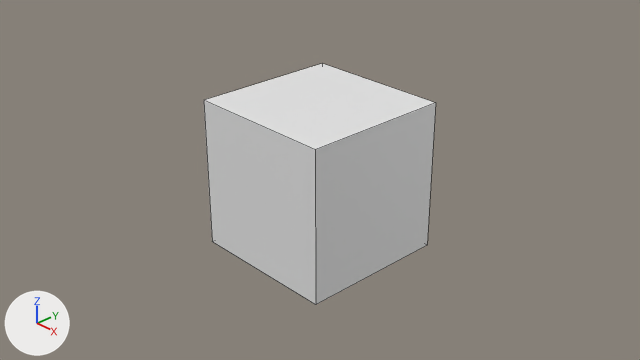
What one commit did to the Blender file obj_finalChest_anyaGupta_01.blend.
Rendered twice from the file's camera 'Camera'. Arrows for +X, +Y and +Z are at lower left; the lights stay in place. The first picture is the older version. Mesh edges are drawn as thin lines.
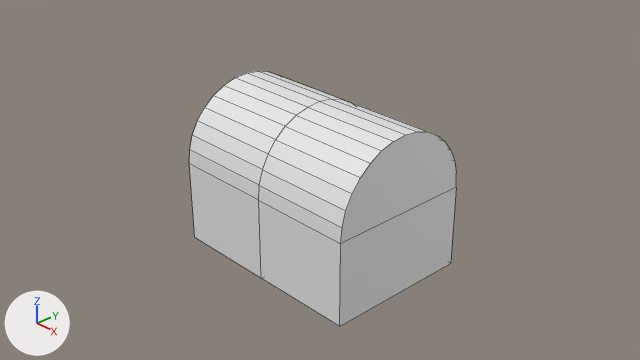
The change, as JSON lines over the scene's bpy script:
```json
{"block": "me_cube", "where": "# used by ob_cube; location = (0.0, 0.0, 0.0)"}
{"op": "remove", "block": "me_cube", "code": "me_cube.from_pydata(...)  # 8 vertices, 6 faces; spans x -1.0..1.0, y -1.0..1.0, z -1.0..1.0"}
{"op": "remove", "block": "me_cube", "code": "me_cube.materials.append(mat_material)  # white #e7e7e7"}
{"op": "add", "block": "me_cube", "code": "me_cube.from_pydata(...)  # 38 vertices, 21 faces; spans x 0.0..1.4, y -1.0..1.0, z -1.1..1.0"}
{"block": "me_cube", "change": "me_cube part 1: the whole mesh is rebuilt"}
{"op": "add", "block": "ob_cube", "code": "_m = ob_cube.modifiers.new('Mirror', 'MIRROR')"}
{"op": "add", "block": "ob_cube", "code": "_m.use_clip = True"}
```

Pixel boxes [x1, y1, x2, y2] of what changed, in the pictures (640 x 360 px):
```json
{"object": "Cube", "change": "reshaped, modifiers changed", "before": [204, 63, 436, 305], "after": [189, 71, 456, 326], "on screen": "15% wider"}
```
